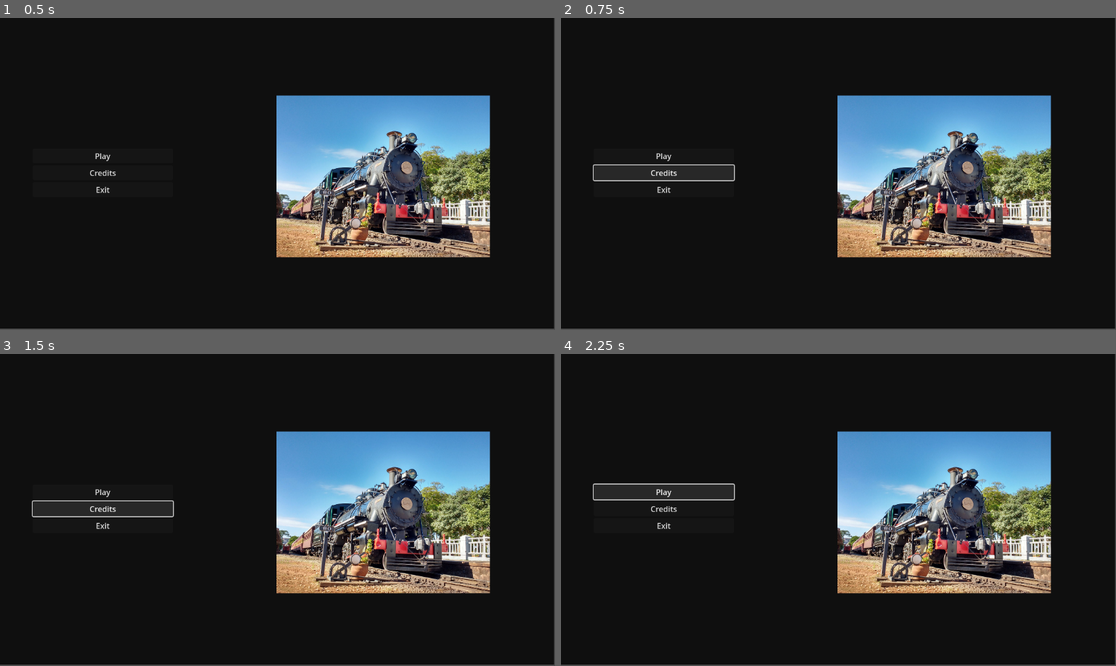
Above: before the commit, frames 1-4 (two rows, left to right).
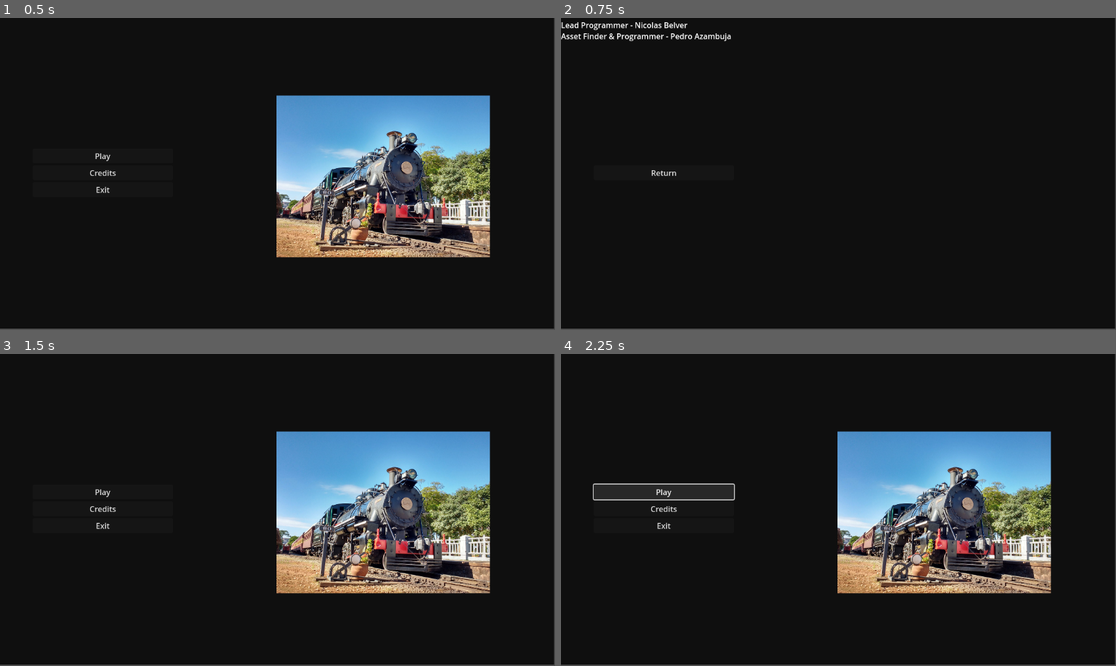
Above: after the commit, the same moments.

Repository: NickMB1/Game-jam-Trem
Game: Godot game, scene res://Cenas/menu.tscn
Same seed, same stepped clock (60 frames per second), same inputs: the game is played once before the commit and once after it. The project has no main scene, so this scene is started directly.
Inputs (mouse positions are in pixels of both pictures, inside the frame that each line leads up to):
- Up to frame 1 (0.5 s): no input
- Up to frame 2 (0.75 s): click "Credits" at 0.5 s
- Up to frame 3 (1.5 s): click (105, 510) at 1.25 s, where only the run after the commit has a clickable "Return"
- Up to frame 4 (2.25 s): click "Play" at 2 s

Frame 1 is identical in both runs. In frame 2, 20% of the frame differs, in the area x 0-89%, y 1-77%; in frame 3, 0.2%; in frame 4, nothing differs.

Commit message:
Cena de Creditos adicionada

Diff:
--- /dev/null
+++ b/Trem/Cenas/credits.tscn
@@ -0,0 +1,45 @@
+[gd_scene load_steps=2 format=3 uid="uid://dji7yxpbul8nt"]
+
+[ext_resource type="Script" uid="uid://bvcrjm0ek2xy5" path="res://Scripts/credits.gd" id="1_qyf1u"]
+
+[node name="Credits" type="Control"]
+layout_mode = 3
+anchors_preset = 15
+anchor_right = 1.0
+anchor_bottom = 1.0
+grow_horizontal = 2
+grow_vertical = 2
+script = ExtResource("1_qyf1u")
+
+[node name="Background" type="ColorRect" parent="."]
+offset_right = 1150.0
+offset_bottom = 645.0
+color = Color(0.0588235, 0.0588235, 0.0588235, 1)
+
+[node name="CreditsText" type="RichTextLabel" parent="."]
+layout_mode = 0
+offset_top = 3.0
+offset_right = 1149.0
+offset_bottom = 62.0
+text = "Lead Programmer - Nicolas Belver
+Asset Finder & Programmer - Pedro Azambuja
+"
+
+[node name="Container" type="VBoxContainer" parent="."]
+layout_mode = 1
+anchors_preset = -1
+anchor_left = 0.059
+anchor_right = 0.312
+anchor_bottom = 0.998
+offset_left = 0.0319977
+offset_top = -2.0
+offset_right = -0.424011
+offset_bottom = -1.70404
+alignment = 1
+
+[node name="ReturnButton" type="Button" parent="Container"]
+layout_mode = 2
+text = "Return
+"
+
+[connection signal="pressed" from="Container/ReturnButton" to="." method="_on_return_button_pressed"]
--- /dev/null
+++ b/Trem/Scripts/credits.gd
@@ -0,0 +1,5 @@
+extends Control
+
+
+func _on_return_button_pressed() -> void:
+	get_tree().change_scene_to_file("res://Cenas/menu.tscn")
--- a/Trem/Scripts/menu.gd
+++ b/Trem/Scripts/menu.gd
@@ -9,7 +9,7 @@
 
 
 func _on_credits_button_pressed() -> void:
-	pass # Replace with function body.
+	get_tree().change_scene_to_file("res://Cenas/credits.tscn")
 
 
 
Not shown, added: Trem/Scripts/credits.gd.uid
